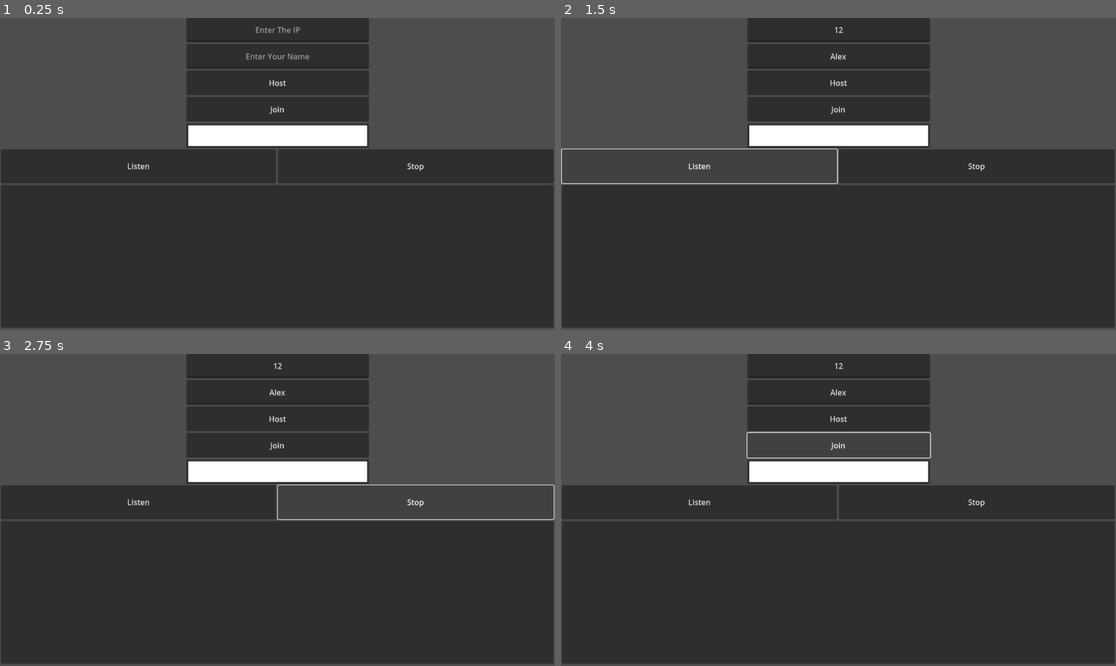
Above: before the commit, frames 1-4 (two rows, left to right).
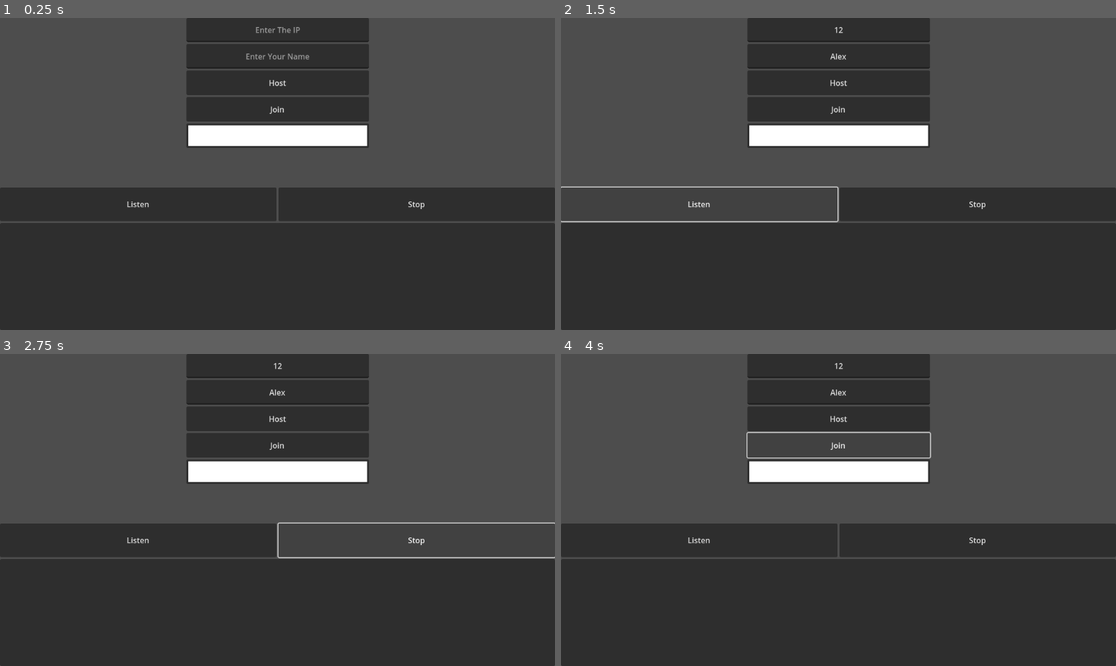
Above: after the commit, the same moments.

Repository: Ahmed-Dadousha/Multiplayer
Game: Godot game, scene res://Scenes/multiplayer_scene.tscn
Same seed, same stepped clock (60 frames per second), same inputs: the game is played once before the commit and once after it. The engine's default icon, where the game draws it, is replaced by a stand-in: a white triangle on a blue panel in a dark square.
Inputs (mouse positions are in pixels of both pictures, inside the frame that each line leads up to):
- Up to frame 1 (0.25 s): no input
- Up to frame 2 (1.5 s): click (838, 30) at 0.52 s; type "12" at 0.6 s; click (838, 55) at 0.75 s; type "Alex" at 0.83 s; click "Listen" at 1.25 s
- Up to frame 3 (2.75 s): click "Stop" at 2 s
- Up to frame 4 (4 s): click "Host" at 2.75 s; click "Join" at 3.5 s

The runs differ from the first frame. In frame 1, 13% of the frame differs, in the area x 0-100%, y 42-100%; in frame 2, 7.8%; in frame 3, 7.7%; in frame 4, 13%.

Commit message:
I Fixed UI Resizing

Diff:
--- a/Scenes/multiplayer_scene.tscn
+++ b/Scenes/multiplayer_scene.tscn
@@ -29,7 +29,6 @@
 tooltip_text = "Enter The IP"
 placeholder_text = "Enter The IP"
 alignment = 1
-metadata/_edit_lock_ = true
 
 [node name="Name" type="LineEdit" parent="Controls"]
 layout_mode = 2
@@ -38,21 +37,18 @@
 tooltip_text = "Enter Your Name"
 placeholder_text = "Enter Your Name"
 alignment = 1
-metadata/_edit_lock_ = true
 
 [node name="Host" type="Button" parent="Controls"]
 layout_mode = 2
 size_flags_vertical = 3
 mouse_default_cursor_shape = 2
 text = "Host"
-metadata/_edit_lock_ = true
 
 [node name="Join" type="Button" parent="Controls"]
 layout_mode = 2
 size_flags_vertical = 3
 mouse_default_cursor_shape = 2
 text = "Join"
-metadata/_edit_lock_ = true
 
 [node name="ColorPicker" type="ColorPickerButton" parent="Controls"]
 layout_mode = 2
@@ -104,25 +100,19 @@
 mouse_default_cursor_shape = 2
 text = "Start"
 
-[node name="LanServerVrowser" type="Control" parent="."]
+[node name="LanServerVrowser" type="VBoxContainer" parent="."]
 layout_mode = 1
 anchors_preset = 15
 anchor_right = 1.0
 anchor_bottom = 1.0
-offset_left = 35.0
-offset_top = 793.0
-offset_right = 35.0
-offset_bottom = 796.0
+offset_top = 352.0
 grow_horizontal = 2
 grow_vertical = 2
 script = ExtResource("2_fdsg8")
 
 [node name="VBoxContainer2" type="VBoxContainer" parent="LanServerVrowser"]
-layout_mode = 0
-offset_left = -33.0
-offset_top = -520.0
-offset_right = 1114.0
-offset_bottom = -150.0
+layout_mode = 2
+size_flags_vertical = 3
 
 [node name="VBoxContainer" type="HBoxContainer" parent="LanServerVrowser/VBoxContainer2"]
 custom_minimum_size = Vector2(0, 70)
@@ -155,5 +145,3 @@
 [connection signal="pressed" from="Lobby/Start" to="." method="_on_start_pressed"]
 [connection signal="pressed" from="LanServerVrowser/VBoxContainer2/VBoxContainer/Listen" to="LanServerVrowser" method="_on_listen_pressed"]
 [connection signal="pressed" from="LanServerVrowser/VBoxContainer2/VBoxContainer/Stop" to="LanServerVrowser" method="_on_stop_pressed"]
-[connection signal="timeout" from="LanServerVrowser/BroadCastTimer" to="LanServerVrowser" method="_on_broad_cast_timer_timeout"]
-[connection signal="timeout" from="LanServerVrowser/ListenerTimer" to="LanServerVrowser" method="_on_listener_timer_timeout"]
--- a/Scripts/game.gd
+++ b/Scripts/game.gd
@@ -15,8 +15,6 @@
 		curretntPlayer.setName(Global.players[player]["name"])
 		add_child(curretntPlayer)
 
-		print(str(Global.players[player]["index"]))
-
 		for spawn in get_tree().get_nodes_in_group("pos"):
 			if spawn.name == str(Global.players[player]["index"]):
 				curretntPlayer.global_position = spawn.global_position
--- a/project.godot
+++ b/project.godot
@@ -22,7 +22,7 @@
 
 [display]
 
-window/stretch/aspect="ignore"
+window/stretch/aspect="expand"
 window/stretch/scale_mode="integer"
 
 [filesystem]
